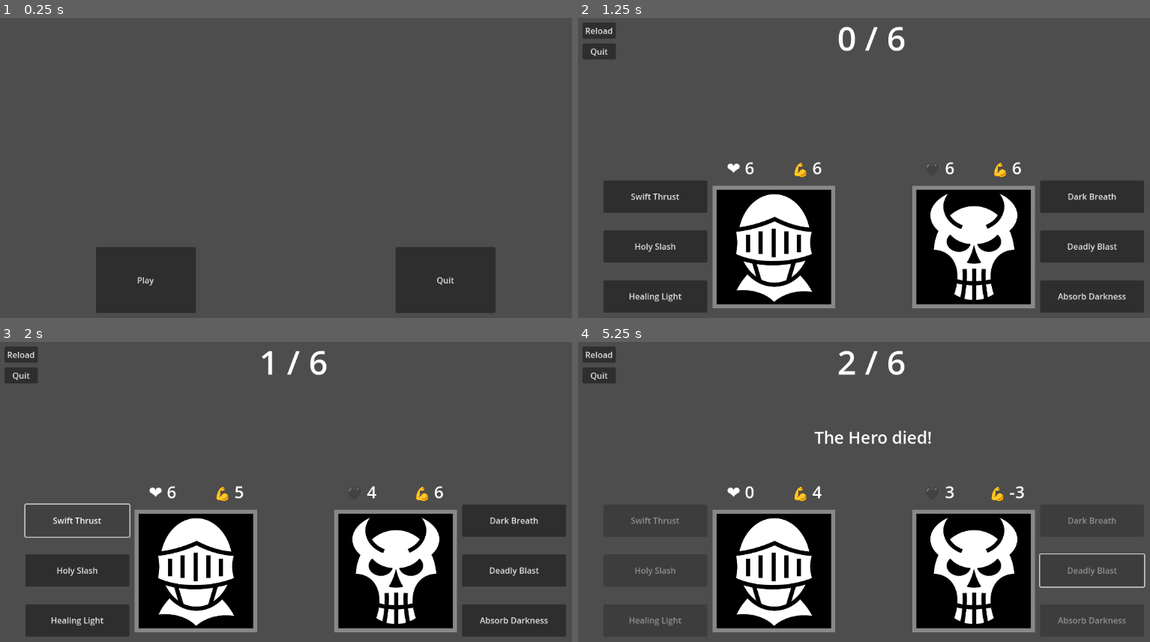
Above: before the commit, frames 1-4 (two rows, left to right).
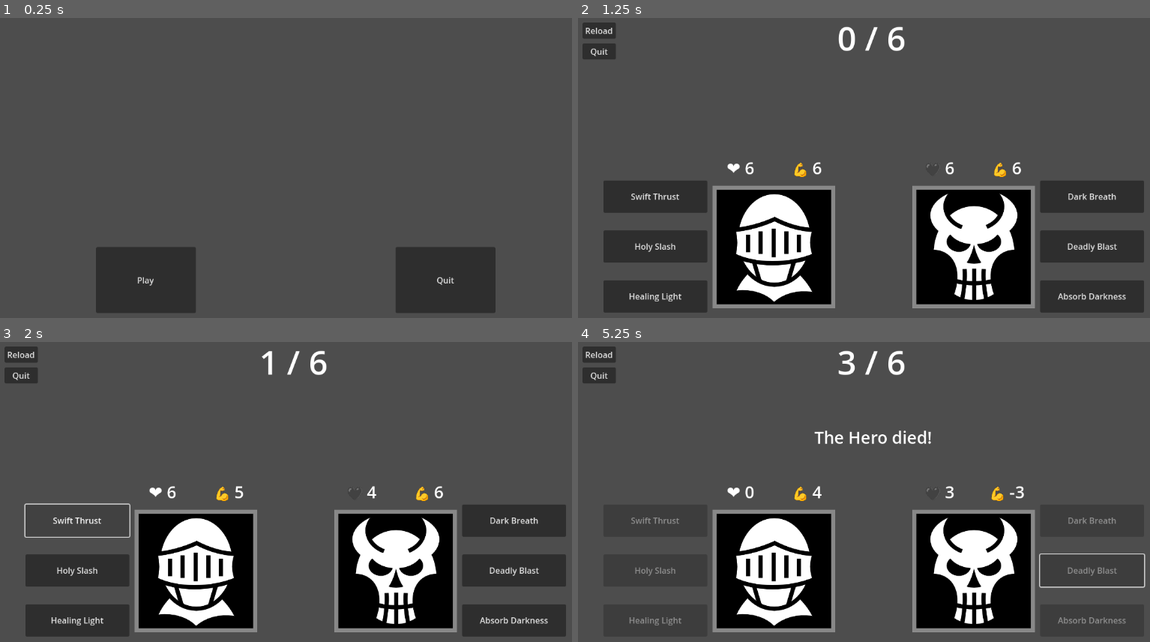
Above: after the commit, the same moments.

Repository: mtcruz/EPICNESS
Game: Godot game, scene res://main.tscn
Same seed, same stepped clock (60 frames per second), same inputs: the game is played once before the commit and once after it.
Inputs:
- Up to frame 1 (0.25 s): no input
- Up to frame 2 (1.25 s): click "Play" at 0.5 s
- Up to frame 3 (2 s): click "Swift Thrust" at 1.25 s
- Up to frame 4 (5.25 s): click "Holy Slash" at 2 s; click "Reload" at 2.75 s; click "Healing Light" at 3.5 s; click "Dark Breath" at 4.25 s; click "Deadly Blast" at 5 s

Frames 1-3 are identical in both runs. In frame 4, less than 0.1% of the frame differs, in the area x 45-49%, y 3-11%.

Commit message:
Make combat calculations more flexible
Removes calculations from moves themselves

Diff:
--- a/Luta.gd
+++ b/Luta.gd
@@ -11,33 +11,14 @@
 @export var epicness_current = 0
 @export var epicness_max = 6
 var game_is_over = false
+var actor # the character making the action
+var action_was_taken # a character made an action?
 
-# Habilidades de cada personagem ###############################################
-# Buttons for the Hero moveset
-func _on_hero_move_1(): # Weak attack
-	health_villain -= 2
-	stamina_hero -= 1
-	epicness_current += 1
-func _on_hero_move_2(): # Strong attack
-	health_villain -= 4
-	stamina_hero -= 3
-	epicness_current += 1
-func _on_hero_move_3(): # Heal self
-	health_hero += 2
-	stamina_hero -= 2
-	epicness_current += 1
-
-# Buttons for the Villain moveset
-func _on_villain_move_1(): # Strong attack
-	health_hero -= 3
-	stamina_villain -= 3
-	epicness_current += 1
-func _on_villain_move_2(): # Kamikaze attack
-	health_hero -= 5
-	health_villain -= 3
-	stamina_villain -= 6
-func _on_villain_move_3(): # Regenerate stamina
-	stamina_villain += 6
+# used for combat calculations
+var health_regen = 0
+var health_damage = 0
+var stamina_cost = 0
+var stamina_damage = 0
 
 # atualiza variáveis na tela a cada frame
 func _process(_delta):
@@ -46,7 +27,63 @@
 	$HeroStamina.set_text("💪 %d" % [stamina_hero])
 	$VillainStamina.set_text("💪 %d" % [stamina_villain])
 	$Turns.set_text("%d / %d" % [epicness_current, epicness_max])
+	check_damage()
 	check_gameover()
+
+func check_damage():
+	if actor == "hero":
+		health_hero += health_regen
+		health_villain -= health_damage
+		stamina_hero -= stamina_cost
+		stamina_villain -= stamina_damage
+		action_was_taken = true
+	elif actor == "villain":
+		health_hero -= health_damage
+		health_villain += health_regen
+		stamina_hero -= stamina_damage
+		stamina_villain -= stamina_cost
+		action_was_taken = true
+
+	# Reset combat variables if action was taken
+	if action_was_taken:
+		health_regen = 0
+		health_damage = 0
+		stamina_cost = 0
+		stamina_damage = 0
+		epicness_current += 1
+		action_was_taken = false
+		actor = "none"
+
+
+# Habilidades de cada personagem ###############################################
+# Buttons for the Hero moveset
+func _on_hero_move_1(): # Weak attack
+	actor = "hero"
+	health_damage = 2
+	stamina_cost = 1
+func _on_hero_move_2(): # Strong attack
+	actor = "hero"
+	health_damage = 4
+	stamina_damage = 1
+	stamina_cost = 3
+func _on_hero_move_3(): # Heal self
+	actor = "hero"
+	health_regen = 2
+	stamina_cost = 2
+
+# Buttons for the Villain moveset
+func _on_villain_move_1(): # Strong attack
+	actor = "villain"
+	health_damage = 3
+	stamina_cost = 3
+func _on_villain_move_2(): # Kamikaze attack
+	actor = "villain"
+	health_regen = -3
+	health_damage = 5
+	stamina_cost = 6
+func _on_villain_move_3(): # Regenerate stamina
+	actor = "villain"
+	stamina_cost -6
 
 
 # Ganhando e perdendo ##########################################################
